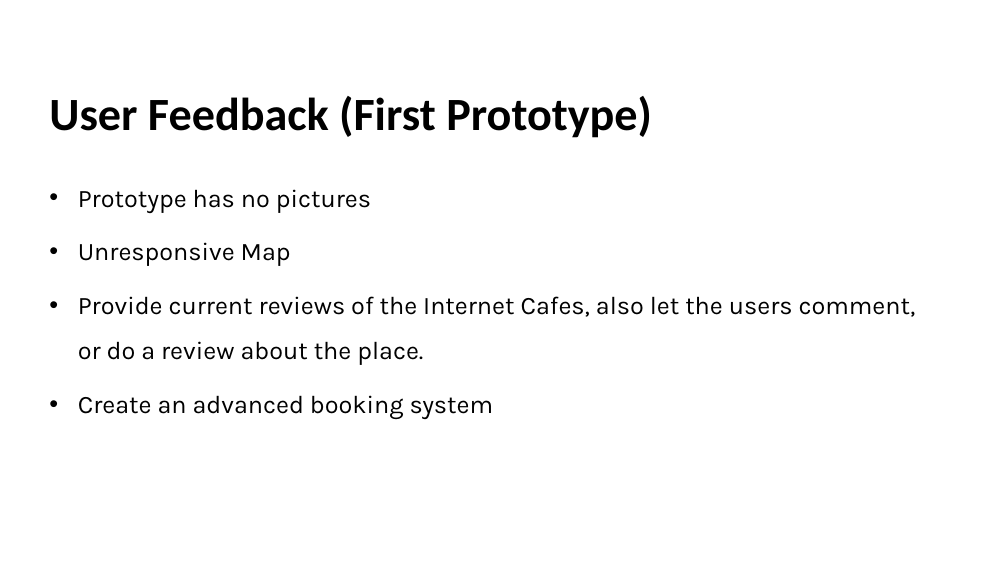
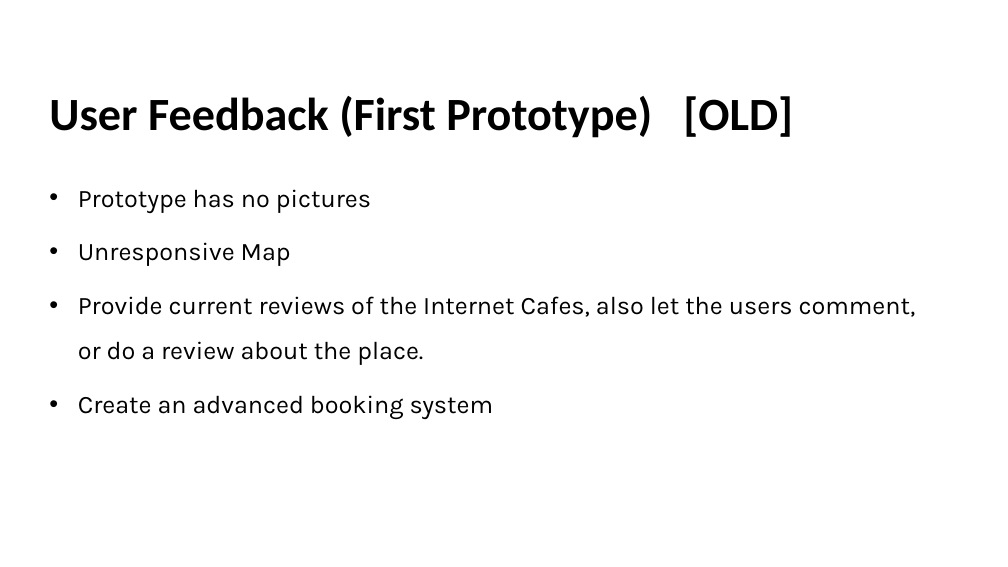
Before and after one commit to dbeler2/userdessf181-A1-dbeler2-jbermudo, a slide deck: slide 23 of userdes.pptx (slide 20 before the commit). Drawn at 1008x567 pixels with LibreOffice and Linux fonts; fonts in the diff are those of the drawing. Boxes give left, top, right and bottom in pixels: in the first picture for what was removed or moved away, otherwise in the second. Text is boxed around its words. In the diff, an @@ line names an element or a change of style, - is before the commit and + after.

```diff
--- a/userdes.pptx
+++ b/userdes.pptx
@@ text at box(49, 96, 793, 138): text changed @@
-User Feedback (First Prototype)
+User Feedback (First Prototype) [OLD]
```
Also in this commit, not shown: 1 other slide changed, 4 slides added.
